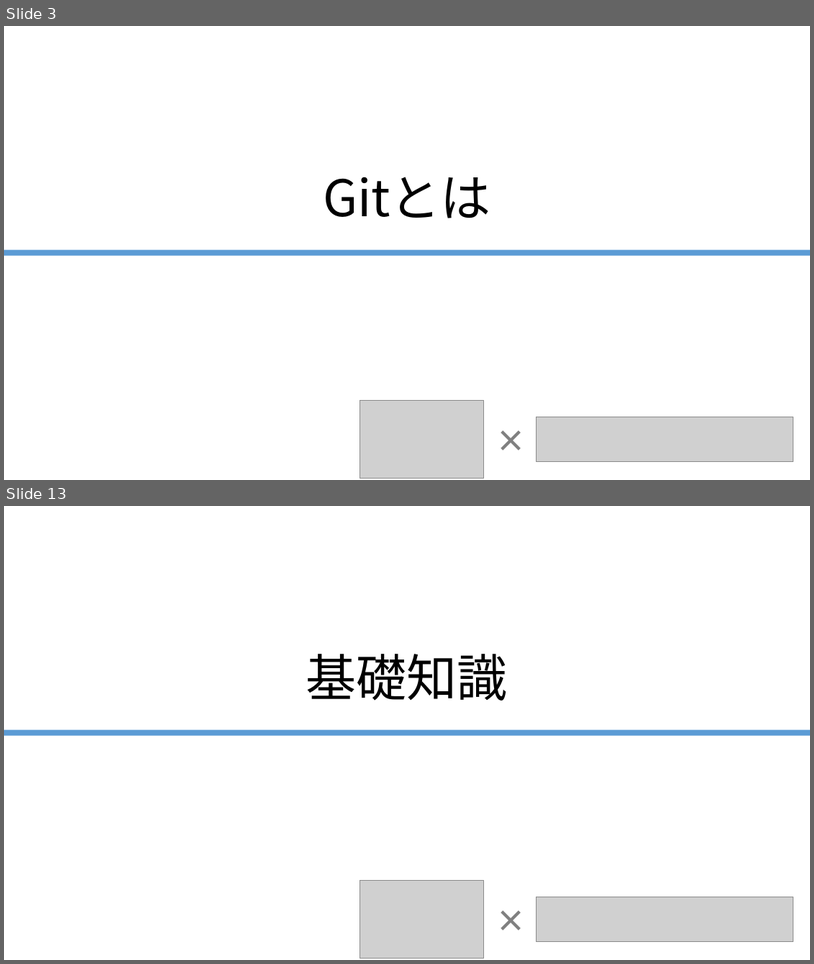
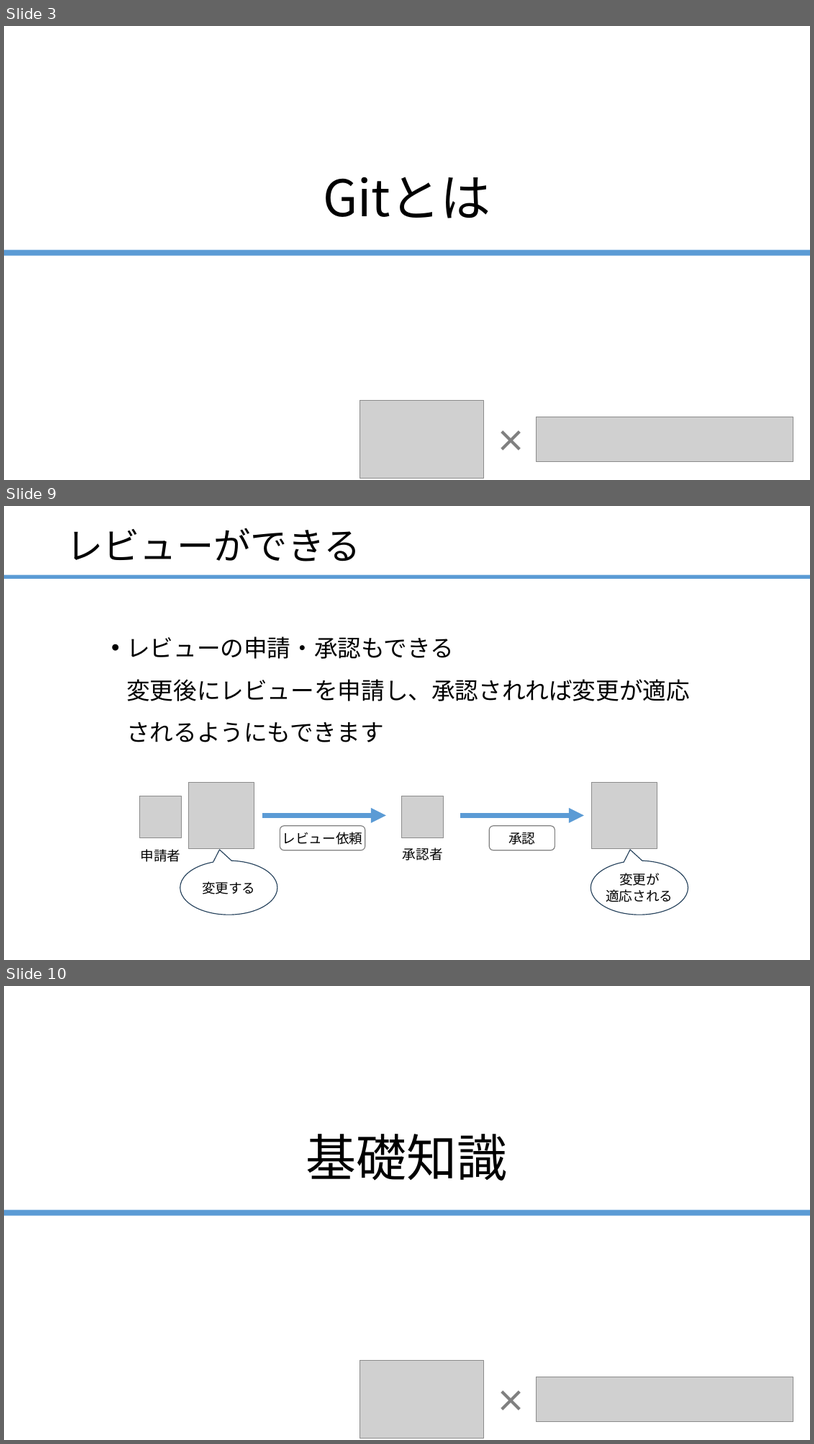
Before and after one commit to ainsAins/git4beginners, a slide deck: ハンズオン_Git入門.pptx. Shown one above the other, each under a label of ours: slides 3 and 13 before the commit, slides 3, 9 and 10 after it; the slides between them are not shown. The pictures are 814x964 and 814x1444 pixels, drawn with LibreOffice and Linux fonts; fonts in the diff are those of the drawing; grey boxes stand for pictures. Boxes give left, top, right and bottom in pixels: in the first picture for what was removed or moved away, otherwise in the second. Text is boxed around its words. In the diff, an @@ line names an element or a change of style, - is before the commit and + after.

Commit message:
資料変更

```diff
--- a/ハンズオン_Git入門.pptx
+++ b/ハンズオン_Git入門.pptx
@@ slide 9 added at (4, 506, 810, 960), background #FFFFFF @@
@@ title added at (66, 528, 361, 561), 44 pt, text #000000 @@
+レビューができる
@@ rectangle added at (4, 575, 810, 579), fill #5B9BD5 @@
@@ text added at (126, 636, 690, 742), 28 pt, text #000000 @@
+• レビューの申請・承認もできる
+  変更後にレビューを申請し、承認されれば変更が適応されるようにもできます
@@ group added at (140, 782, 658, 862): 4 pictures, 2 arrows, 2 rounded rectangles, 2 texts @@
+レビュー依頼
+申請者
+承認者
+承認
@@ speech bubble added at (180, 860, 278, 914), outline #28445D 1 pt, 16 pt, text #000000 @@
+変更する
@@ speech bubble added at (592, 860, 689, 914), outline #28445D 1 pt, 16 pt, text #000000 @@
+変更が
+適応される
@@ what was slide 13 is now slide 10 @@
```
Also in this commit, not shown: 6 slides changed, 6 other slides added.
